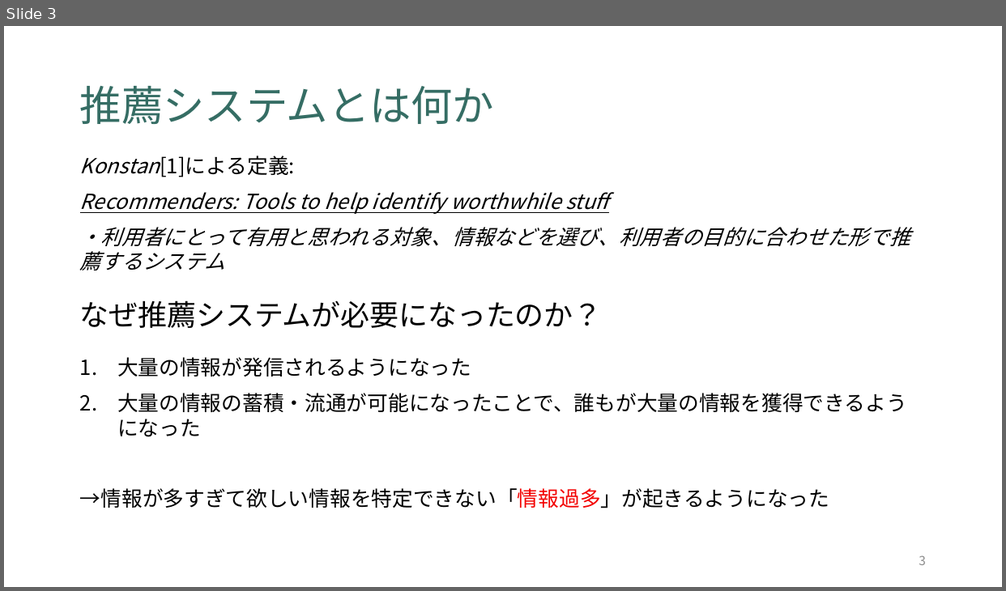
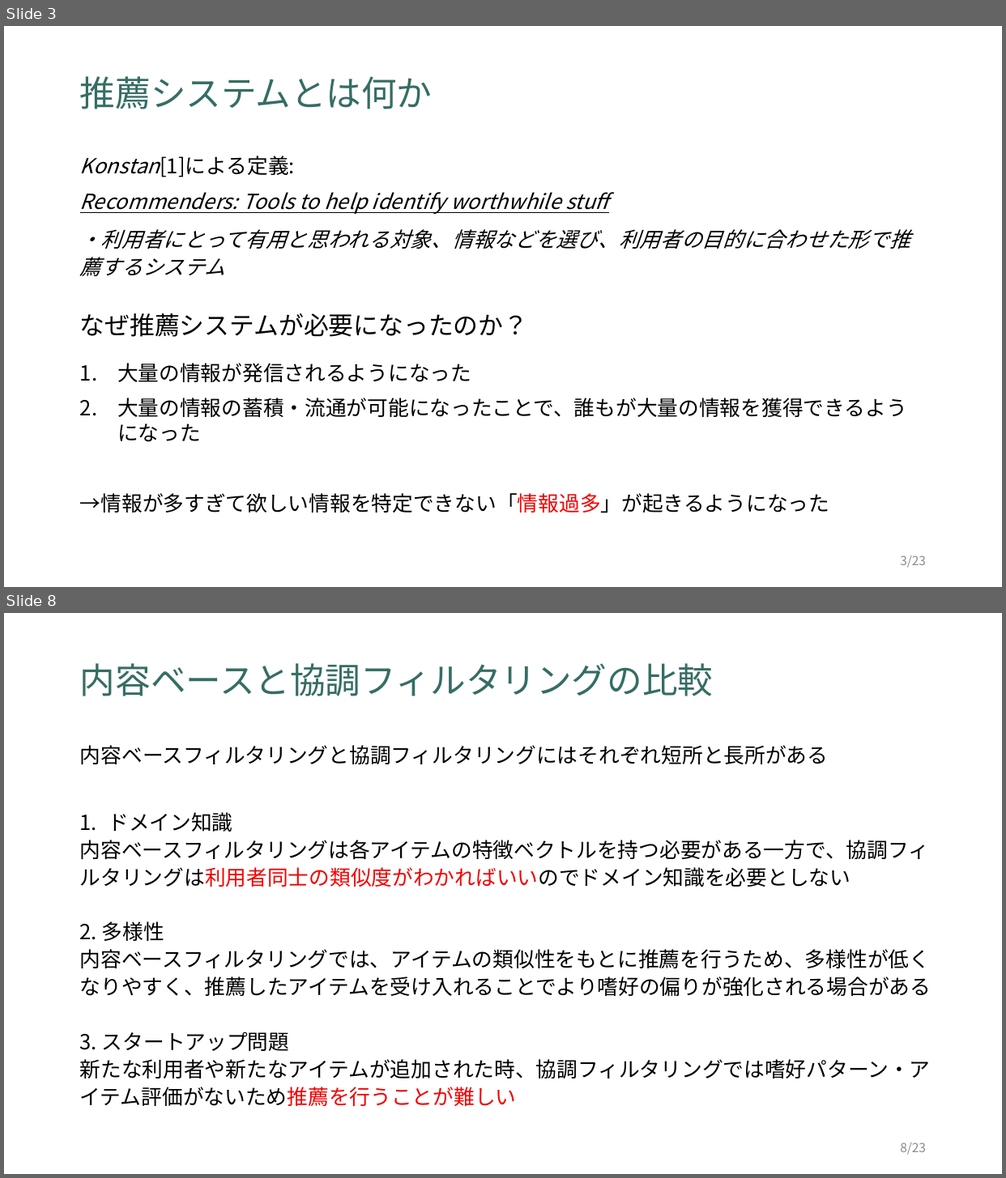
Before and after one commit to tomos7231/seminar, a slide deck: research/推薦システムのアルゴリズム.pptx. Shown one above the other, each under a label of ours: slide 3 before the commit, slides 3 and 8 after it; the slides between them are not shown. The pictures are 1006x591 and 1006x1178 pixels, drawn with LibreOffice and Linux fonts; fonts in the diff are those of the drawing. Boxes give left, top, right and bottom in pixels: in the first picture for what was removed or moved away, otherwise in the second. Text is boxed around its words. In the diff, an @@ line names an element or a change of style, - is before the commit and + after.

```diff
--- a/research/推薦システムのアルゴリズム.pptx
+++ b/research/推薦システムのアルゴリズム.pptx
@@ slide 8 added at [4, 613, 1002, 1174], background #FFFFFF @@
@@ title added at [80, 663, 713, 696], 34 pt, text #356D64 @@
+内容ベースと協調フィルタリングの比較
@@ text added at [80, 745, 828, 764], 20 pt, text #000000 @@
+内容ベースフィルタリングと協調フィルタリングにはそれぞれ短所と長所がある
@@ text added at [80, 812, 931, 1106], 20 pt, text #000000 @@
+1. ドメイン知識
+内容ベースフィルタリングは各アイテムの特徴ベクトルを持つ必要がある一方で、協調フィルタリングは利用者同士の類似度がわかればいいのでドメイン知識を必要としない
+2. 多様性
+内容ベースフィルタリングでは、アイテムの類似性をもとに推薦を行うため、多様性が低くなりやすく、推薦したアイテムを受け入れることでより嗜好の偏りが強化される場合がある
+3. スタートアップ問題
+新たな利用者や新たなアイテムが追加された時、協調フィルタリングでは嗜好パターン・アイテム評価がないため推薦を行うことが難しい
@@ page number added at [900, 1143, 926, 1155], 12 pt, text #8C8C8C @@
+8/23
@@ slide 3 changed as well @@
@@ title "推薦システムとは何か": place and size @@
-title "推薦システムとは何か" at [80, 86, 494, 124]
+title "推薦システムとは何か" at [80, 76, 432, 109]
@@ title "推薦システムとは何か" at [80, 76, 432, 109]: size 40 to 34 pt @@
@@ text at [80, 229, 910, 276]: line spacing 1 to 1.1 @@
@@ text "なぜ推薦システムが必要になったのか？": place and size @@
-text "なぜ推薦システムが必要になったのか？" at [80, 301, 603, 328]
+text "なぜ推薦システムが必要になったのか？" at [80, 314, 528, 337]
@@ text "なぜ推薦システムが必要になったのか？" at [80, 314, 528, 337]: size 28 to 24 pt @@
@@ page number at [900, 556, 926, 568]: text changed @@
-3
+3/23
```
Also in this commit, not shown: 2 other slides changed, 19 other slides added, 1 slide removed, 1 other file.
